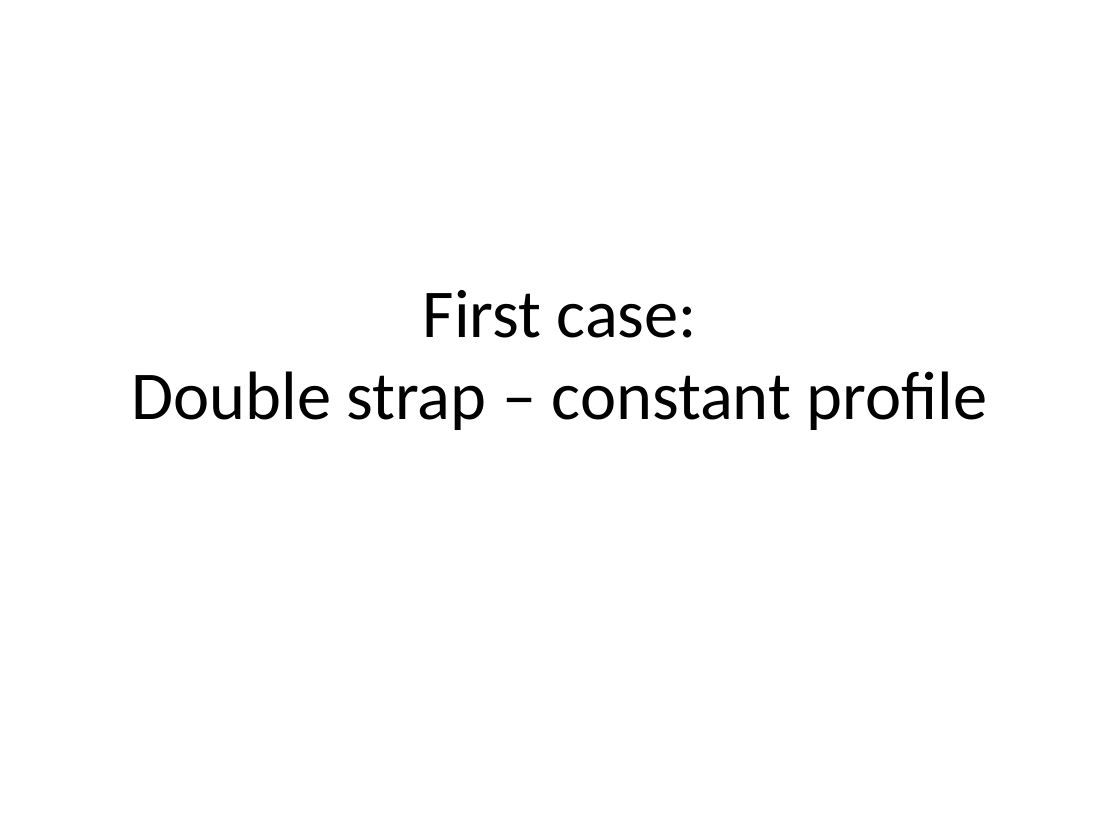
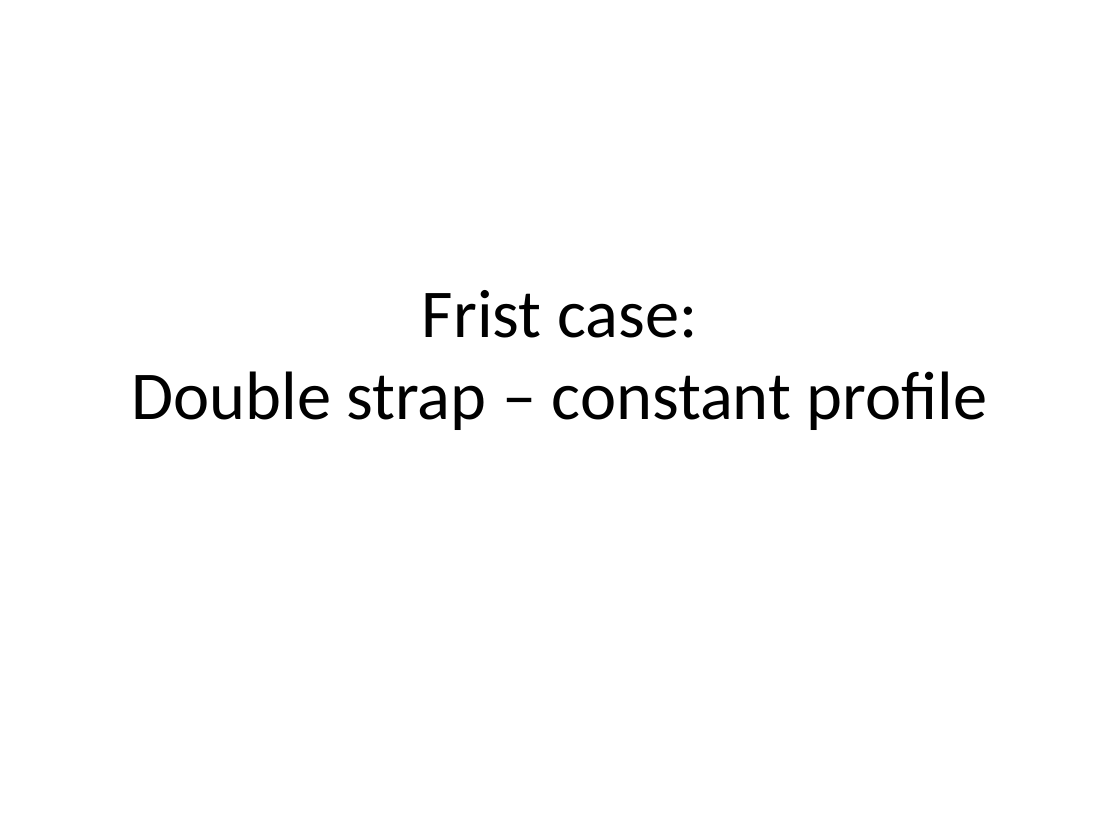
Before and after one commit to jhillairet/SOFT2018_Cold_Plasma_Modeling, a slide deck: slide 4 of Test Configurations/Test Geometries.pptx. Drawn at 1120x840 pixels with LibreOffice and Linux fonts; fonts in the diff are those of the drawing. Boxes give left, top, right and bottom in pixels: in the first picture for what was removed or moved away, otherwise in the second. Text is boxed around its words. In the diff, an @@ line names an element or a change of style, - is before the commit and + after.

```diff
--- a/Test Configurations/Test Geometries.pptx
+++ b/Test Configurations/Test Geometries.pptx
@@ title at <box>131,290,988,430</box>: text changed @@
-First case:
-Double strap – constant profile
+Frist case:
+Double strap – constant profile
```
Also in this commit, not shown: 9 other slides changed, 11 slides added, 2 slides removed, 4 other files.
